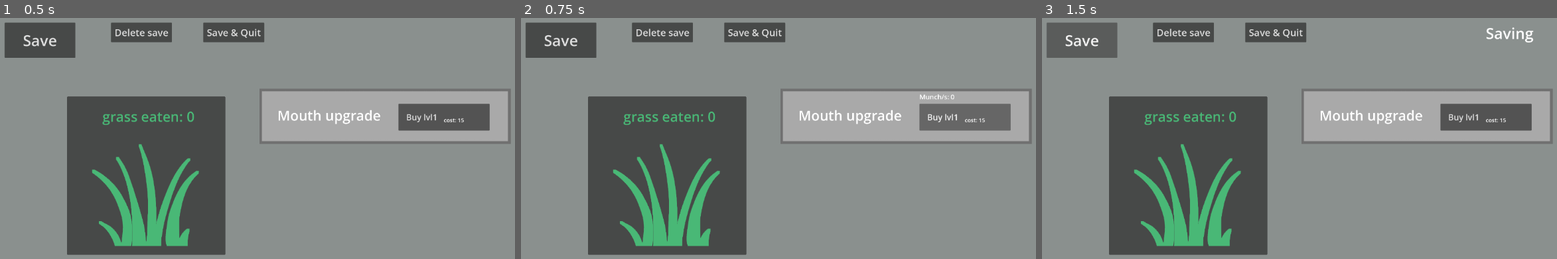
Above: before the commit, frames 1-3 (left to right).
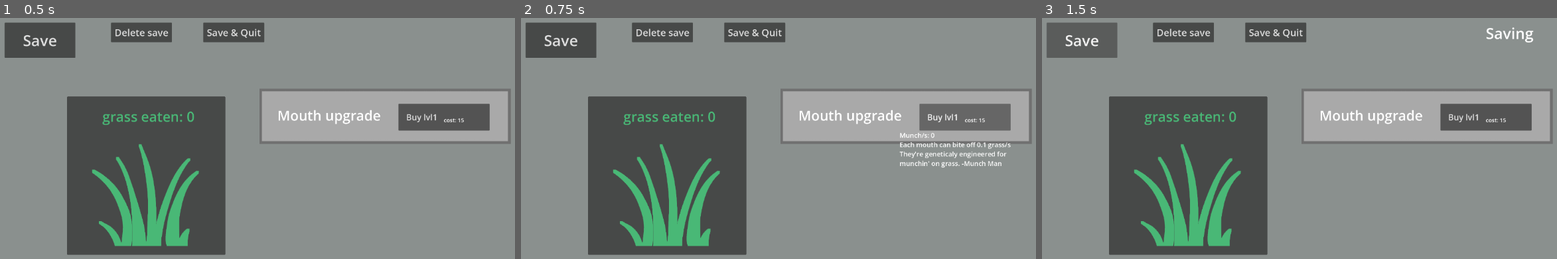
Above: after the commit, the same moments.

Repository: berox455/godot_eg
Game: Godot game, scene res://game.tscn
The game is run twice, just before and just after one commit, with the same random seed, the same clock (stepped at 60 frames per second) and the same inputs.
Inputs:
- Up to frame 1 (0.5 s): no input
- Up to frame 2 (0.75 s): click "Buy lvl1" at 0.5 s
- Up to frame 3 (1.5 s): click "Save" at 1.25 s

Frame 1 is identical in both runs. In frame 2, 0.8% of the frame differs, in the area x 73-96%, y 31-63%; in frame 3, nothing differs.

Commit message:
start adding better hover notes

Diff:
--- a/game.tscn
+++ b/game.tscn
@@ -57,14 +57,14 @@
 position = Vector2(288, 272)
 texture = ExtResource("5_ryrav")
 
-[node name="mouth_upgrade" type="Node" parent="the_game" unique_id=893768253]
-
-[node name="TextBlock" type="Sprite2D" parent="the_game/mouth_upgrade" unique_id=922247649]
+[node name="mouth" type="Node" parent="the_game" unique_id=893768253]
+
+[node name="TextBlock" type="Sprite2D" parent="the_game/mouth" unique_id=922247649]
 position = Vector2(441, -177)
 scale = Vector2(1, 0.99999994)
 texture = ExtResource("4_fc0e3")
 
-[node name="label" type="RichTextLabel" parent="the_game/mouth_upgrade/TextBlock" unique_id=2096098550]
+[node name="label" type="RichTextLabel" parent="the_game/mouth/TextBlock" unique_id=2096098550]
 offset_left = -389.0
 offset_top = -38.00002
 offset_right = -349.0
@@ -75,7 +75,7 @@
 autowrap_mode = 0
 metadata/_edit_use_anchors_ = true
 
-[node name="button" type="Button" parent="the_game/mouth_upgrade" unique_id=1021568349]
+[node name="button" type="Button" parent="the_game/mouth" unique_id=1021568349]
 offset_left = 490.0
 offset_top = -222.0
 offset_right = 820.0
@@ -84,7 +84,7 @@
 text = "   Buy lvl1"
 alignment = 0
 
-[node name="cost" type="RichTextLabel" parent="the_game/mouth_upgrade/button" unique_id=1172528957]
+[node name="cost" type="RichTextLabel" parent="the_game/mouth/button" unique_id=1172528957]
 layout_mode = 0
 offset_left = 164.0
 offset_top = 45.000004
@@ -97,13 +97,18 @@
 scroll_active = false
 autowrap_mode = 0
 
-[node name="Label" type="RichTextLabel" parent="the_game/mouth_upgrade/button" unique_id=272862665]
+[node name="Label" type="RichTextLabel" parent="the_game/mouth/button" unique_id=272862665]
 visible = false
-layout_mode = 0
-offset_top = -42.0
-offset_right = 330.0
+z_index = 2
+layout_mode = 0
+offset_left = -72.0
+offset_top = 97.0
+offset_right = 406.0
+offset_bottom = 157.83636
 theme_override_font_sizes/normal_font_size = 24
 text = "test"
+fit_content = true
+scroll_active = false
 
 [node name="dog" type="Node" parent="the_game" unique_id=1740376036]
 
@@ -146,11 +151,16 @@
 
 [node name="Label" type="RichTextLabel" parent="the_game/dog/button" unique_id=662503015]
 visible = false
-layout_mode = 0
-offset_top = -41.999992
-offset_right = 330.0
+z_index = 2
+layout_mode = 0
+offset_left = -72.0
+offset_top = 97.00001
+offset_right = 406.0
+offset_bottom = 157.83636
 theme_override_font_sizes/normal_font_size = 24
 text = "test"
+fit_content = true
+scroll_active = false
 
 [node name="chicken" type="Node" parent="the_game" unique_id=667762880]
 
@@ -194,11 +204,16 @@
 
 [node name="Label" type="RichTextLabel" parent="the_game/chicken/button" unique_id=2077841984]
 visible = false
-layout_mode = 0
-offset_top = -42.0
-offset_right = 330.0
+z_index = 2
+layout_mode = 0
+offset_left = -72.0
+offset_top = 97.0
+offset_right = 406.0
+offset_bottom = 157.83636
 theme_override_font_sizes/normal_font_size = 24
 text = "test"
+fit_content = true
+scroll_active = false
 
 [node name="save" type="Node" parent="the_game" unique_id=1962212918]
 
@@ -241,9 +256,9 @@
 
 [connection signal="timeout" from="the_game/Timer" to="the_game" method="_get_time"]
 [connection signal="pressed" from="the_game/eat_grass" to="the_game" method="_eat_grass_pressed"]
-[connection signal="mouse_entered" from="the_game/mouth_upgrade/button" to="the_game" method="_mouth_buy_enter"]
-[connection signal="mouse_exited" from="the_game/mouth_upgrade/button" to="the_game" method="_mouth_buy_exit"]
-[connection signal="pressed" from="the_game/mouth_upgrade/button" to="the_game" method="_mouth_upgrade_pressed"]
+[connection signal="mouse_entered" from="the_game/mouth/button" to="the_game" method="_mouth_buy_enter"]
+[connection signal="mouse_exited" from="the_game/mouth/button" to="the_game" method="_mouth_buy_exit"]
+[connection signal="pressed" from="the_game/mouth/button" to="the_game" method="_mouth_upgrade_pressed"]
 [connection signal="mouse_entered" from="the_game/dog/button" to="the_game" method="_dog_buy_enter"]
 [connection signal="mouse_exited" from="the_game/dog/button" to="the_game" method="_dog_buy_exit"]
 [connection signal="pressed" from="the_game/dog/button" to="the_game" method="_dog_buy_pressed"]
--- a/grass.gd
+++ b/grass.gd
@@ -180,7 +180,7 @@
 	munching = 2
 
 
-func _mouth_upgrade_pressed() -> void:
+func _mouth_pressed() -> void:
 	if grass_eaten >= mouth_cost:
 		grass_eaten -= mouth_cost
 		mouth_lvl += 1
@@ -227,11 +227,11 @@
 
 
 func _mouth_buy_enter() -> void:
-	$mouth_upgrade/button/Label.show()
+	$mouth/button/Label.show()
 
 
 func _mouth_buy_exit() -> void:
-	$mouth_upgrade/button/Label.hide()
+	$mouth/button/Label.hide()
 
 
 func _dog_buy_enter() -> void:
@@ -251,18 +251,24 @@
 
 
 func _mouth_label_update() -> void:
-	$mouth_upgrade/button.text = "   Buy lvl" + _abr(mouth_lvl + 1)
-	$mouth_upgrade/button/cost.text = "cost: " + _abr(mouth_cost)
-	$mouth_upgrade/button/Label.text = "Munch/s: " + str(munch)
+	$mouth/button.text = "   Buy lvl" + _abr(mouth_lvl + 1)
+	$mouth/button/cost.text = "cost: " + _abr(mouth_cost)
+	$mouth/button/Label.text = "Munch/s: " + str(munch)
+	$mouth/button/Label.text += """
+Each mouth can bite off 0.1 grass/s
+They're geneticaly engineered for munchin' on grass. -Munch Man
+"""
 
 
 func _dog_label_update() -> void:
 	$dog/button.text = "   Buy lvl" + _abr(dog_lvl + 1)
 	$dog/button/cost.text = "cost: " + _abr(dog_cost)
-	$dog/button/Label.text = "Munch/s: " + str(dog_munch * dog_lvl)
+	$dog/button/Label.text = "Munch/s: " + str(dog_munch * dog_lvl) + "\n"
+	$dog/button/Label.text += ""
 
 
 func _chicken_label_update() -> void:
 	$chicken/button.text = "   Buy lvl" + _abr(chicken_lvl + 1)
 	$chicken/button/cost.text = "cost: " + _abr(chicken_cost)
-	$chicken/button/Label.text = "Munch/s: " + str(chicken_munch * 10 * chicken_lvl)
+	$chicken/button/Label.text = "Munch/s: " + str(chicken_munch * 10 * chicken_lvl) + "\n"
+	$dog/button/Label.text += ""
Not shown, changed: notes.txt
